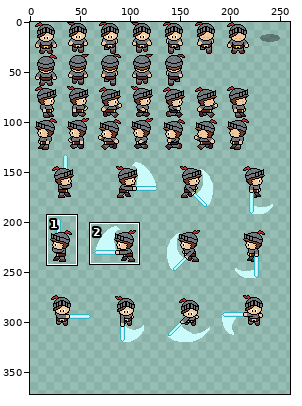
One commit to this sprite sheet: Assets/Sprites/player/player_knight_spritesheet.png. The first picture is a wide view before the edit; the outline marks the close-up.
Close-up. The starting point:
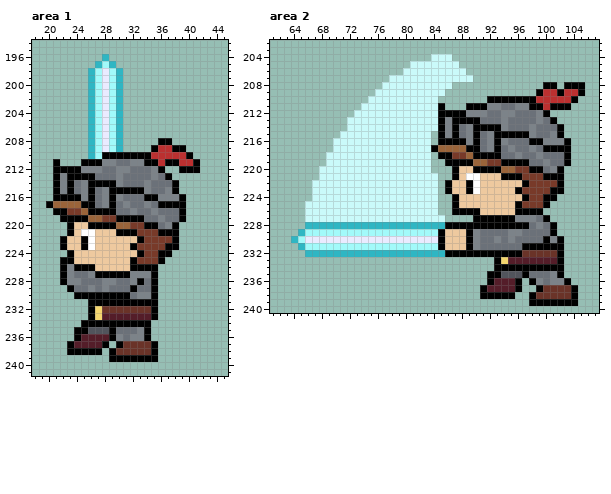
The file is 640x640 pixels. Shown: area 1: x 18..45, y 194..241; area 2: x 61..107, y 202..240. The wide view leaves out empty margins. The commit also changed other parts of the picture, which this record leaves out.
Once edited:
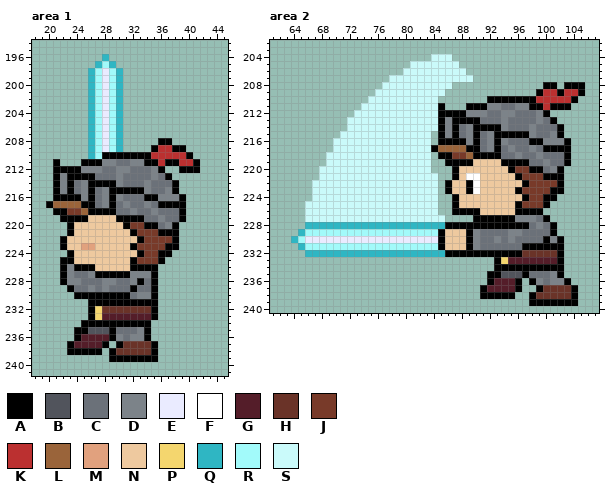
Palette (. is transparent): A #000000  B #51545c  C #6b7179  D #7c8389  E #eaebff  F #ffffff  G #541d29  H #6a3328  J #783a29  K #bb3030  L #9a643a  M #e1a17e  N #eec99f  P #f4d66e  Q #2fb6c3  R #a2fafa  S #cafafa
From old to new:
Area 1:
The author changed colour L to colour A in row 220 at x 31.
The author changed colour A to colour M in row 223 at x 25.
The author changed colour F to colour M in row 223 at x 26.
The author changed colour A to colour N in row 220 at x 26 to 29; in row 221 at x 30 to 31; in row 222 at x 25.
The author changed colour F to colour N in row 221 at x 25 to 26; in row 222 at x 26.
The author changed colour J to colour N in row 219 at x 28 to 29.
The author changed colour L to colour N in row 219 at x 26 to 27; in row 220 at x 30.
Area 2:
The author changed colour L to colour A in row 220 at x 95.
The author changed colour A to colour N in row 220 at x 90 to 93; in row 221 at x 94 to 95.
The author changed colour J to colour N in row 219 at x 92 to 93.
The author changed colour L to colour N in row 219 at x 90 to 91; in row 220 at x 94.
Pixel boxes of the changes (left, top, right, bottom) in both close-ups:
changed: (81, 215, 130, 250)
changed: (473, 159, 515, 180)
